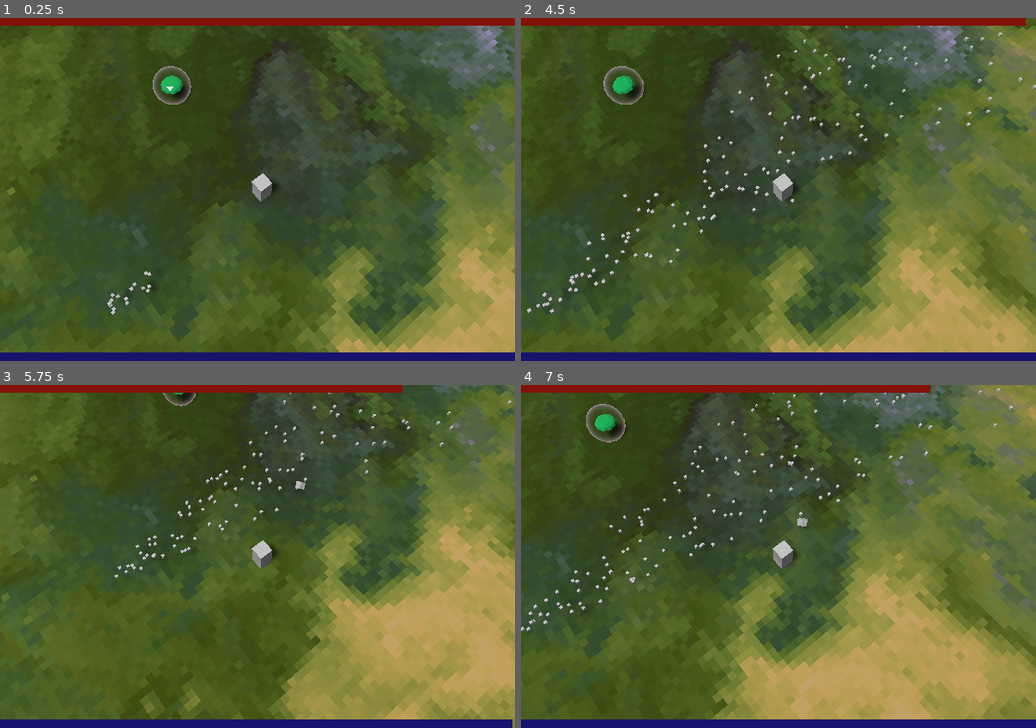
Above: before the commit, frames 1-4 (two rows, left to right).
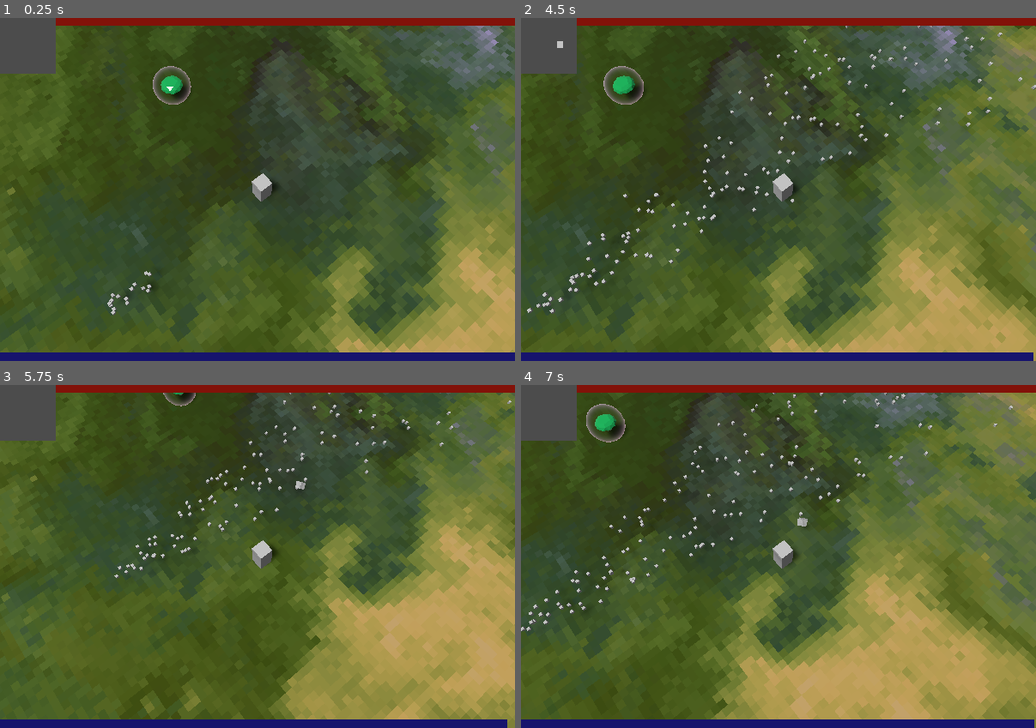
Above: after the commit, the same moments.

Repository: DominicSimone/particle-wizard
Game: Godot game, scene res://main.tscn
Same seed, same stepped clock (60 frames per second), same inputs: the game is played once before the commit and once after it.
Inputs (mouse positions are in pixels of both pictures, inside the frame that each line leads up to):
- Up to frame 1 (0.25 s): no input
- Up to frame 2 (4.5 s): move the mouse to (891, 172) at 0.52 s; hold D (move_right) 0.53-1.28 s; click (891, 172) at 0.67 s; move the mouse to (675, 206) at 1.27 s; hold S (move_backward) 1.28-2.03 s; move the mouse to (830, 114) at 2.02 s; hold D (move_right) 2.03-2.78 s; move the mouse to (752, 258) at 2.77 s; hold W (move_forward) 2.78-3.53 s; click (752, 258) at 2.92 s; move the mouse to (933, 240) at 3.52 s; hold A (move_left) from 3.53 s (still down); move the mouse to (624, 138) at 4.27 s
- Up to frame 3 (5.75 s): move the mouse to (283, 556) at 5.02 s; release A (move_left) at 5.03 s; hold S (move_backward) from 5.03 s (still down); click (283, 556) at 5.17 s
- Up to frame 4 (7 s): move the mouse to (701, 470) at 5.77 s; release S (move_backward) at 5.78 s; hold D (move_right) 5.78-6.53 s; move the mouse to (891, 539) at 6.52 s; hold W (move_forward) from 6.53 s (still down)

The runs differ from the first frame. In frame 1, 1.8% of the frame differs, in the area x 0-11%, y 0-17%; in frame 2, 1.8%; in frame 3, 2.3%, in the area x 0-100%, y 0-100%; in frame 4, 2.2%.

Commit message:
Refactors to enable multiple particle colliders

Diff:
--- a/Grav Projectile.tscn
+++ b/Grav Projectile.tscn
@@ -98,6 +98,7 @@
 
 [node name="Grav Projectile" type="Spatial"]
 script = ExtResource( 1 )
+strength = -10
 travel_curve = SubResource( 28 )
 
 [node name="Center Cube" type="MeshInstance" parent="."]
--- /dev/null
+++ b/ParticleCollider.gd
@@ -0,0 +1,15 @@
+class_name ParticleCollider extends Spatial
+
+signal hit(info)
+export var size: float = 1
+
+func _collide(info):
+	emit_signal("hit", info)
+
+func to_uniform() -> Rect2:
+	var p = to_global(translation)
+	return Rect2(p.x, p.y, p.z, size)
+
+# Called when the node enters the scene tree for the first time.
+func _ready() -> void:
+	EntityManager.registerParticleCollider(self)
--- a/main.tscn
+++ b/main.tscn
@@ -10,6 +10,7 @@
 [ext_resource path="res://scripts/Shield.gd" type="Script" id=8]
 [ext_resource path="res://shaders/force_field.gdshader" type="Shader" id=9]
 [ext_resource path="res://objects/gem.obj" type="ArrayMesh" id=10]
+[ext_resource path="res://ParticleCollider.gd" type="Script" id=11]
 
 [sub_resource type="StyleBoxFlat" id=32]
 bg_color = Color( 0.513726, 0.0745098, 0.0392157, 1 )
@@ -88,8 +89,13 @@
 shader_param/color_value = Color( 1, 1, 1, 1 )
 shader_param/trail_divisor = 1
 shader_param/gravity = Vector3( 0, -1e-06, 0 )
-shader_param/player_collider = null
+shader_param/particle_collider_0 = Plane( 0, 0, 0, 0 )
+shader_param/particle_collider_1 = Plane( 0, 0, 0, 0 )
+shader_param/particle_collider_2 = null
+shader_param/particle_collider_3 = null
 shader_param/gravity_point = Plane( 0, 0, 0, 0 )
+shader_param/vp_size = 8
+shader_param/sectors = Vector2( 2, 2 )
 
 [sub_resource type="SpatialMaterial" id=13]
 vertex_color_use_as_albedo = true
@@ -265,7 +271,6 @@
 anims/RESET = SubResource( 36 )
 
 [node name="ColorRect" type="ColorRect" parent="Control"]
-visible = false
 anchor_right = 0.108
 anchor_bottom = 0.162
 margin_right = 0.199997
@@ -276,7 +281,6 @@
 }
 
 [node name="ViewportContainer" type="ViewportContainer" parent="Control"]
-visible = false
 anchor_right = 0.108
 anchor_bottom = 0.162
 margin_right = 0.199997
@@ -286,7 +290,7 @@
 [node name="Viewport" type="Viewport" parent="Control/ViewportContainer"]
 size = Vector2( 65, 65 )
 handle_input_locally = false
-render_target_update_mode = 0
+render_target_update_mode = 3
 
 [node name="Camera" type="Camera" parent="Control/ViewportContainer/Viewport"]
 transform = Transform( 1, 0, 0, 0, -4.37114e-08, 1, 0, -1, -4.37114e-08, 0, -0.634983, 2.7756e-08 )
@@ -342,6 +346,9 @@
 transform = Transform( 0.5, 0, 0, 0, 1, 0, 0, 0, 0.5, 0, -0.0567212, 0 )
 layers = 3
 mesh = SubResource( 1 )
+
+[node name="ParticleCollider" type="Spatial" parent="Player"]
+script = ExtResource( 11 )
 
 [node name="BeamShader" type="Particles" parent="."]
 transform = Transform( 1, 0, 0, 0, 1, 0, 0, 0, 1, 0.309655, 1.02217, 12.9406 )
@@ -355,11 +362,10 @@
 script = ExtResource( 6 )
 
 [node name="MovingBallProcessMaterial" type="Particles" parent="."]
-transform = Transform( 1, 0, 0, 0, 1, 0, 0, 0, 1, 3.04358, 2.66811, -3.62144 )
-visible = false
+transform = Transform( 1, 0, 0, 0, 1, 0, 0, 0, 1, -16.2404, 2.66811, 3.69062 )
 layers = 3
 emitting = false
-amount = 203
+amount = 202
 lifetime = 10.0
 one_shot = true
 explosiveness = 0.5
@@ -416,5 +422,6 @@
 anims/Spin = SubResource( 39 )
 
 [connection signal="input_event" from="Ground/StaticBody" to="Player" method="_on_StaticBody_input_event"]
+[connection signal="hit" from="Player/ParticleCollider" to="Player" method="_on_ParticleCollider_hit"]
 [connection signal="body_entered" from="Enemy/Shield" to="Enemy/Shield" method="_on_Shield_body_entered"]
 [connection signal="body_entered" from="Enemy/Area" to="Enemy" method="_on_Area_body_entered"]
--- a/project.godot
+++ b/project.godot
@@ -7,6 +7,16 @@
 ;   param=value ; assign values to parameters
 
 config_version=4
+
+_global_script_classes=[ {
+"base": "Spatial",
+"class": "ParticleCollider",
+"language": "GDScript",
+"path": "res://ParticleCollider.gd"
+} ]
+_global_script_class_icons={
+"ParticleCollider": ""
+}
 
 [application]
 
--- a/scripts/EntityManager.gd
+++ b/scripts/EntityManager.gd
@@ -1,33 +1,48 @@
 extends Node
 
-var _entities := {}
+var _particleColliders := {}
 var _particleSpawner := {}
 var _gravityPoints := {}
-var entityCount := 0
+var colliderCount := 0
 var particleCount := 0
 var gravCount := 0
 
+# For passing this info on to newly spawned particle colliders
+var _vp_size: int
+var _sectors: Vector2
+
+func updateViewportShaderParams(vp_size: int, sectors: Vector2):
+	_vp_size = vp_size
+	_sectors = sectors
+	for particleSpawner in _particleSpawner.values():
+		particleSpawner.process_material.set_shader_param("vp_size", vp_size)
+		particleSpawner.process_material.set_shader_param("sectors", sectors)
+
 func updateParticleUniforms():
 	for particleSpawner in _particleSpawner.values():
-		if _entities.size() > 0:
-			var player_pos = _entities[0].translation
-			var collider = Rect2(player_pos.x, player_pos.y, player_pos.z, 1)
-			particleSpawner.process_material.set_shader_param("player_collider", collider)
+		var i = 0
+		for collider in _particleColliders.values():
+			var data = collider.to_uniform()
+			var uniform_name = "particle_collider_" + String(i)
+			particleSpawner.process_material.set_shader_param(uniform_name, data)
+			i += 1
 
+		i = 0
 		if _gravityPoints.size() > 0:
 			var grav_pos = _gravityPoints[0].translation
 			var uniform = Rect2(grav_pos.x, grav_pos.y, grav_pos.z, _gravityPoints[0].strength)
 			particleSpawner.process_material.set_shader_param("gravity_point", uniform)
 
 # Registers an entity to the entity list
-func registerEntity(object: Object) -> int:
-	_entities[entityCount] = object
-	entityCount += 1
-	return entityCount - 1
+func registerParticleCollider(object: Node) -> int:
+	_particleColliders[colliderCount] = object
+	colliderCount += 1
+	return colliderCount - 1
 
 func registerParticleSpawner(object: Particles) -> int:
 	_particleSpawner[particleCount] = object
 	particleCount += 1
+	updateViewportShaderParams(_vp_size, _sectors)
 	return particleCount - 1
 
 func registerGravityPoint(object: Object) -> int:
@@ -35,8 +50,12 @@
 	gravCount += 1
 	return gravCount - 1
 
-func particleCollisions(number: int):
-	_entities[0].particleCollisions(number)
+func particleCollisions(collision_data: Array):
+	var i = 0
+	for collider in _particleColliders.values():
+		collider._collide(collision_data[i])
+		i += 1
+
 
 # Called from viewports to report pixels representing collision detections
 func forwardParticleCollisions(index: int, todo_other_info: Object):
--- a/scripts/ParticleCollisions.gd
+++ b/scripts/ParticleCollisions.gd
@@ -10,17 +10,57 @@
 # Read texture every frame and check for pixels
 # Can segment texture into sections to handle multiple (but limited) colliders
 
-func readViewport() -> int:
+export var VP_SIZE: int = 8
+export var sectors := Vector2(2, 2)
+var x_sectors: int
+var y_sectors: int
+var x_sector_size: int
+var y_sector_size: int
+var data: Array
+
+func _ready() -> void:
+	assert(sectors.x == float(int(sectors.x)))
+	assert(sectors.y == float(int(sectors.y)))
+	assert(sectors <= Vector2(VP_SIZE, VP_SIZE))
+	assert(sectors > Vector2(0, 0))
+	# Make sure sectors divides the viewport evenly (i.e. 16 into 4, deny 16 into 5)
+	assert(float(VP_SIZE) / sectors.x == VP_SIZE / int(sectors.x))
+	assert(float(VP_SIZE) / sectors.y == VP_SIZE / int(sectors.y))
+
+	EntityManager.updateViewportShaderParams(VP_SIZE, sectors)
+
+	x_sectors = sectors.x
+	y_sectors = sectors.y
+	x_sector_size = VP_SIZE / sectors.x
+	y_sector_size = VP_SIZE / sectors.y
+
+	# Size our array correctly
+	for sector_num in sectors.x * sectors.y:
+		data.append(0)
+
+func getSector(x: int, y: int) -> int:
+	return (y / y_sector_size) * y_sectors + x / x_sector_size
+
+func readViewport() -> Array:
 	var image = get_texture().get_data()
 	var hits: int = 0
+	var cur_sector: int = 0
 	image.lock()
 	for x in image.get_width():
 		for y in image.get_height():
+			if getSector(x, y) != cur_sector:
+				data[cur_sector] = hits
+				cur_sector = getSector(x, y)
+				hits = 0
 			var pixel = image.get_pixel(x, y)
 			if pixel.a > 0:
 				hits += 1
+	# Need one last check because we won't get a sector outside the box to
+	# finalize the last data value
+	data[getSector(image.get_width() - 1, image.get_height() - 1)] = hits
 	image.unlock()
-	return hits
+
+	return data
 
 func _process(delta) -> void:
 	EntityManager.particleCollisions(readViewport())
--- a/scripts/PlayerController.gd
+++ b/scripts/PlayerController.gd
@@ -10,16 +10,12 @@
 
 var grav_ball
 var grav_out: bool = false
-var grav_cost: float = 10
+var grav_cost: float = 1
 var shot_cost: float = 2
 
 var health: float = 100
 var mana: float = 100
 var mana_recycle_ratio: float = 0.25
-
-# Called when the node enters the scene tree for the first time.
-func _ready():
-	EntityManager.registerEntity(self)
 
 func _process(delta):
 	update_ui()
@@ -37,10 +33,6 @@
 func regen(delta):
 	health = min(health + delta, 100)
 	mana = min(mana + delta, 100)
-
-func particleCollisions(num: int):
-	health -= num
-	mana += num * mana_recycle_ratio
 
 func update_ui():
 	ui.set_health(health)
@@ -99,3 +91,7 @@
 				cast_grav(position)
 			if event.button_index == BUTTON_LEFT:
 				cast_shot(position)
+
+func _on_ParticleCollider_hit(info) -> void:
+	health -= info
+	mana += info * mana_recycle_ratio
--- a/shaders/beam.gdshader
+++ b/shaders/beam.gdshader
@@ -34,16 +34,24 @@
 uniform int trail_divisor;
 uniform vec3 gravity;
 
-uniform vec4 player_collider;
+uniform vec4 particle_collider_0;
+uniform vec4 particle_collider_1;
+uniform vec4 particle_collider_2;
+uniform vec4 particle_collider_3;
 uniform vec4 gravity_point = vec4(0, 0, 0, 0);
 const float grav_damp_radius = 5.0;
 const float point_mass = 10.0;
 const float coord_step = 0.2;
-const int vp_size = 8;
-
-vec3 to_viewport(in uint number, in float rand_int) {
+uniform int vp_size = 8;
+uniform vec2 sectors = vec2(2, 2);
+
+// TODO include sector in calculations
+vec3 to_viewport(in uint number, in float rand, in int sector) {
+	int x_px_size = vp_size / int(sectors.x);
+	int y_px_size = vp_size / int(sectors.y);
 	int n = int(number);
-	int offset = int(rand_int * float(vp_size));
+	// random int between 0 and vp_size
+	int offset = int(rand * float(vp_size));
 	return vec3(float(n % vp_size - vp_size / 2) * coord_step, -1, float(offset - vp_size / 2) * coord_step);
 }
 
@@ -151,56 +159,20 @@
 		// apply point gravity
 		float dist_to_grav = distance(TRANSFORM[3].xyz, gravity_point.xyz);
 		float grav_force = gravity_point.a * point_mass / pow(dist_to_grav, 2);
-//		tex_damping += step(dist_to_grav, grav_damp_radius) * grav_force;
 		force += grav_force * normalize(gravity_point.xyz - TRANSFORM[3].xyz);
 
 		// apply attractor forces
 		VELOCITY += force * DELTA;
-		// orbit velocity
-//		if (damping + tex_damping > 0.0) {
-//			float v = length(VELOCITY);
-//			float damp = (damping + tex_damping) * mix(1.0, rand_from_seed(alt_seed), damping_random);
-//			v -= damp * DELTA;
-//			if (v < 0.0) {
-//				VELOCITY = vec3(0.0);
-//			} else {
-//				VELOCITY = normalize(VELOCITY) * v;
-//			}
-//		}
+
 		float base_angle = (initial_angle + tex_angle) * mix(1.0, angle_rand, initial_angle_random);
 		base_angle += CUSTOM.y * LIFETIME * (angular_velocity + tex_angular_velocity) * mix(1.0, rand_from_seed(alt_seed) * 2.0 - 1.0, angular_velocity_random);
 		CUSTOM.x = base_angle * degree_to_rad;
 		CUSTOM.z = (anim_offset + tex_anim_offset) * mix(1.0, anim_offset_rand, anim_offset_random) + tv * (anim_speed + tex_anim_speed) * mix(1.0, rand_from_seed(alt_seed), anim_speed_random);
 	}
-//	float tex_scale = 1.0;
-//	float tex_hue_variation = 0.0;
-//	float hue_rot_angle = (hue_variation + tex_hue_variation) * pi * 2.0 * mix(1.0, hue_rot_rand * 2.0 - 1.0, hue_variation_random);
-//	float hue_rot_c = cos(hue_rot_angle);
-//	float hue_rot_s = sin(hue_rot_angle);
-//	mat4 hue_rot_mat = mat4(vec4(0.299, 0.587, 0.114, 0.0),
-//			vec4(0.299, 0.587, 0.114, 0.0),
-//			vec4(0.299, 0.587, 0.114, 0.0),
-//			vec4(0.000, 0.000, 0.000, 1.0)) +
-//		mat4(vec4(0.701, -0.587, -0.114, 0.0),
-//			vec4(-0.299, 0.413, -0.114, 0.0),
-//			vec4(-0.300, -0.588, 0.886, 0.0),
-//			vec4(0.000, 0.000, 0.000, 0.0)) * hue_rot_c +
-//		mat4(vec4(0.168, 0.330, -0.497, 0.0),
-//			vec4(-0.328, 0.035,  0.292, 0.0),
-//			vec4(1.250, -1.050, -0.203, 0.0),
-//			vec4(0.000, 0.000, 0.000, 0.0)) * hue_rot_s;
-//	COLOR = hue_rot_mat * color_value;
 
 	TRANSFORM[0].xyz = normalize(TRANSFORM[0].xyz);
 	TRANSFORM[1].xyz = normalize(TRANSFORM[1].xyz);
 	TRANSFORM[2].xyz = normalize(TRANSFORM[2].xyz);
-//	float base_scale = tex_scale * mix(scale, 1.0, scale_random * scale_rand);
-//	if (base_scale < 0.000001) {
-//		base_scale = 0.000001;
-//	}
-//	TRANSFORM[0].xyz *= base_scale;
-//	TRANSFORM[1].xyz *= base_scale;
-//	TRANSFORM[2].xyz *= base_scale;
 
 	// Bounce particles off the ground (reflect when y <= 0)
 	if (TRANSFORM[3].y <= coord_step) {
@@ -208,13 +180,16 @@
 		VELOCITY.y = abs(VELOCITY.y) * 0.5;
 	}
 
-	// Player collider logic
-	if (distance(TRANSFORM[3].xyz, player_collider.xyz) < player_collider.a) {
-		TRANSFORM[3].xyz = to_viewport(NUMBER, rand_from_seed(alt_seed));
-		ACTIVE = false
-	}
-
-	// Gravity point collider
+	// Particle collider logic (convert to uniform array in 4.0 instead of distinct collider variables)
+	vec4 colliders[] = {particle_collider_0, particle_collider_1, particle_collider_2, particle_collider_3};
+	for (int i = 0; i < colliders.length(); i++) {
+		if (distance(TRANSFORM[3].xyz, colliders[i].xyz) < colliders[i].a) {
+			TRANSFORM[3].xyz = to_viewport(NUMBER, rand_from_seed(alt_seed), i);
+			ACTIVE = false;
+		}
+	}
+
+	// Gravity point collider (consume particles too close to the center of gravity)
 	if (distance(TRANSFORM[3].xyz, gravity_point.xyz) < coord_step * 2.0) {
 		ACTIVE = false;
 	}
Not shown: 1 places in main.tscn that only renumber resources
